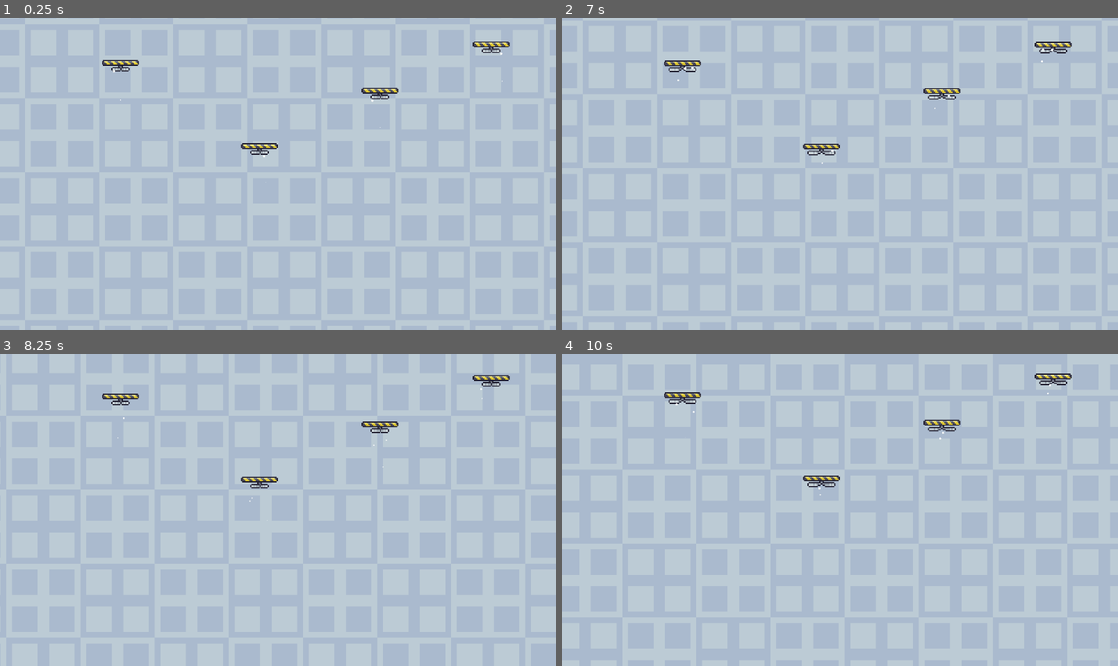
Above: before the commit, frames 1-4 (two rows, left to right).
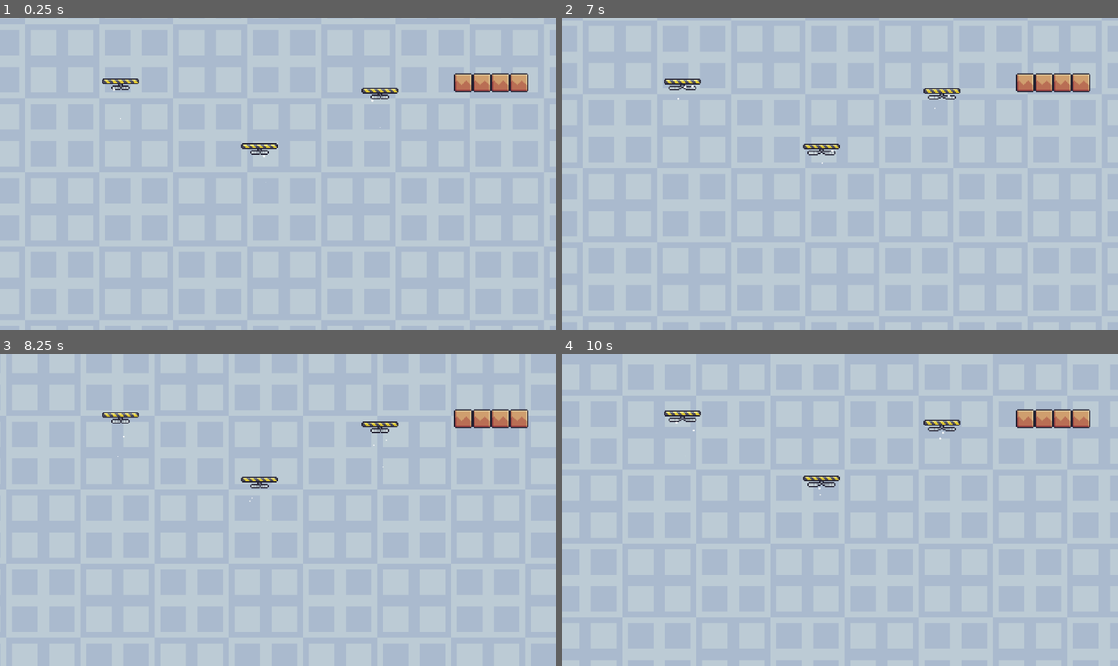
Above: after the commit, the same moments.

Repository: bennytha/platformer
Game: Godot game, scene res://game/levels/tutorial_level/t_level_4.tscn
Two runs of this game, one before a commit and one after it. Both use one fixed random seed, a clock stepped at 60 frames per second and the inputs below. This scene is started directly instead of the project's main scene.
Inputs (mouse positions are in pixels of both pictures, inside the frame that each line leads up to):
- Up to frame 1 (0.25 s): no input
- Up to frame 2 (7 s): tap Enter at 0.5 s; move the mouse to (962, 158) at 0.52 s; hold D (move_right) 0.53-1.25 s; tap I (bag) every 1.5 s from 0.6 to 6.6 s; click (962, 158) at 0.67 s; tap Space (jump) at 0.77, 3.77, 6.77 s; drag from (728, 189) to (684, 58) at 1.27 s; move the mouse to (895, 105) at 2.02 s; hold A (move_left) 2.03-2.75 s; drag from (812, 236) to (823, 142) at 2.77 s; move the mouse to (1006, 220) at 3.52 s; hold D (move_right) 3.53-4.25 s; drag from (673, 127) to (1051, 39) at 4.27 s; move the mouse to (867, 174) at 5.02 s; hold D (move_right) 5.03-5.75 s; click (867, 174) at 5.17 s; drag from (756, 96) to (1051, 36) at 5.77 s; move the mouse to (962, 158) at 6.52 s; hold A (move_left) from 6.53 s (still down)
- Up to frame 3 (8.25 s): release A (move_left) at 7.25 s; drag from (166, 525) to (250, 572) at 7.27 s; move the mouse to (333, 441) at 8.02 s; hold D (move_right) from 8.03 s (still down); tap I (bag) at 8.1 s
- Up to frame 4 (10 s): release D (move_right) at 8.75 s; drag from (812, 572) to (684, 397) at 8.77 s; move the mouse to (1006, 556) at 9.52 s; hold A (move_left) from 9.53 s (still down); tap I (bag) at 9.6 s; click (1006, 556) at 9.67 s; tap Space (jump) at 9.77 s

The runs differ from the first frame. In frame 1, 1.3% of the frame differs, in the area x 18-95%, y 7-33%; in frame 2, 1.4%; in frame 3, 1.3%; in frame 4, 1.4%, in the area x 18-95%, y 6-25%.

Commit message:
making level 4 player friently

Diff:
--- a/game/levels/tutorial_level/t_level_4.tscn
+++ b/game/levels/tutorial_level/t_level_4.tscn
@@ -218,7 +218,7 @@
 position = Vector2(1352, 432)
 
 [node name="FloatingFan" parent="Traps" unique_id=502805952 instance=ExtResource("6_0vwn5")]
-position = Vector2(104, 40)
+position = Vector2(104, 56)
 
 [node name="FloatingFan2" parent="Traps" unique_id=104208843 instance=ExtResource("6_0vwn5")]
 position = Vector2(-40, 72)
@@ -229,9 +229,6 @@
 [node name="FloatingFan4" parent="Traps" unique_id=1181308909 instance=ExtResource("6_0vwn5")]
 position = Vector2(328, 64)
 
-[node name="FloatingFan5" parent="Traps" unique_id=1304248662 instance=ExtResource("6_0vwn5")]
-position = Vector2(424, 24)
-
 [node name="FloatingFan6" parent="Traps" unique_id=2107915364 instance=ExtResource("6_0vwn5")]
 position = Vector2(536, 72)
 
@@ -241,9 +238,6 @@
 [node name="FloatingFan8" parent="Traps" unique_id=303405007 instance=ExtResource("6_0vwn5")]
 position = Vector2(952, 48)
 
-[node name="FloatingFan9" parent="Traps" unique_id=1955760416 instance=ExtResource("6_0vwn5")]
-position = Vector2(1080, 40)
-
 [node name="FloatingFan10" parent="Traps" unique_id=963250547 instance=ExtResource("6_0vwn5")]
 position = Vector2(1184, 8)
 
@@ -262,6 +256,30 @@
 [node name="BreakingBlock4" parent="Traps" unique_id=546700814 instance=ExtResource("7_3swqf")]
 position = Vector2(688, 56)
 
+[node name="BreakingBlock9" parent="Traps" unique_id=1654987719 instance=ExtResource("7_3swqf")]
+position = Vector2(400, 56)
+
+[node name="BreakingBlock10" parent="Traps" unique_id=2019802959 instance=ExtResource("7_3swqf")]
+position = Vector2(416, 56)
+
+[node name="BreakingBlock11" parent="Traps" unique_id=1237577746 instance=ExtResource("7_3swqf")]
+position = Vector2(432, 56)
+
+[node name="BreakingBlock12" parent="Traps" unique_id=1216796155 instance=ExtResource("7_3swqf")]
+position = Vector2(448, 56)
+
+[node name="BreakingBlock13" parent="Traps" unique_id=669600834 instance=ExtResource("7_3swqf")]
+position = Vector2(1056, 32)
+
+[node name="BreakingBlock14" parent="Traps" unique_id=1665553057 instance=ExtResource("7_3swqf")]
+position = Vector2(1072, 32)
+
+[node name="BreakingBlock15" parent="Traps" unique_id=58515925 instance=ExtResource("7_3swqf")]
+position = Vector2(1088, 32)
+
+[node name="BreakingBlock16" parent="Traps" unique_id=775896387 instance=ExtResource("7_3swqf")]
+position = Vector2(1104, 32)
+
 [node name="BreakingBlock5" parent="Traps" unique_id=597487359 instance=ExtResource("7_3swqf")]
 position = Vector2(704, 56)
 
